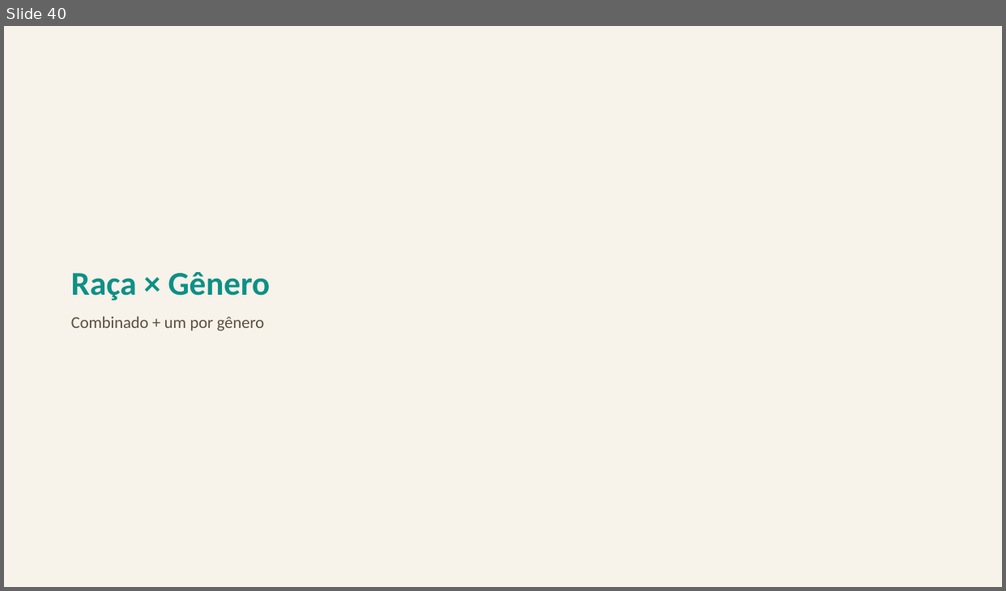
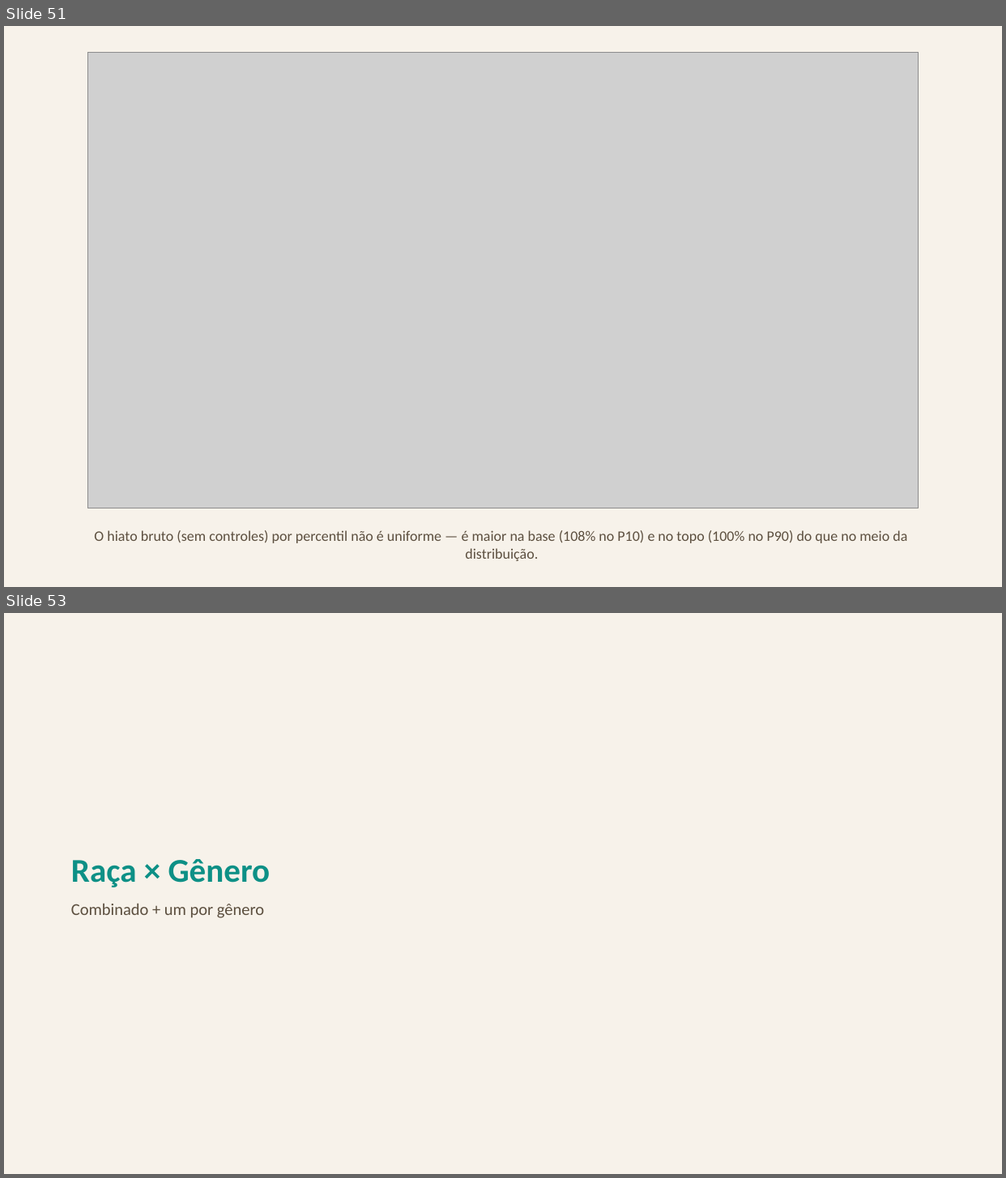
Before and after one commit to FelipeSantanaJ/Hub-Racial-Brasil, a slide deck: docs/Datahub_Racial_Brasil_Fase1.pptx. Shown one above the other, each under a label of ours: slide 40 before the commit, slides 51 and 53 after it; the slides between them are not shown. The pictures are 1006x591 and 1006x1178 pixels, drawn with LibreOffice and Linux fonts; fonts in the diff are those of the drawing; grey boxes stand for pictures. Boxes give left, top, right and bottom in pixels: in the first picture for what was removed or moved away, otherwise in the second. Text is boxed around its words. In the diff, an @@ line names an element or a change of style, - is before the commit and + after.

Commit message:
Regenera a apresentação com todos os gráficos das últimas 3 rodadas
101 slides (79 gráficos + 21 divisores + 1 título) — inclui as seções de
função quantil (percentil <-> R$) e a matriz completa de combinações
raça x A x B que faltavam nas apresentações anteriores (arquivo estava
aberto/bloqueado nas tentativas de regeneração anteriores).

```diff
--- a/docs/Datahub_Racial_Brasil_Fase1.pptx
+++ b/docs/Datahub_Racial_Brasil_Fase1.pptx
@@ slide 51 added at [4,26,1002,587], background #F7F2EA @@
@@ picture added at [88,52,918,509] @@
@@ text added at [94,531,907,561], 14 pt, text #5C4F3F @@
+O hiato bruto (sem controles) por percentil não é uniforme — é maior na base (108% no P10) e no topo (100% no P90) do que no meio da distribuição.
@@ what was slide 40 is now slide 53 @@
```
Also in this commit, not shown: 2 slides changed, 12 other slides added.
